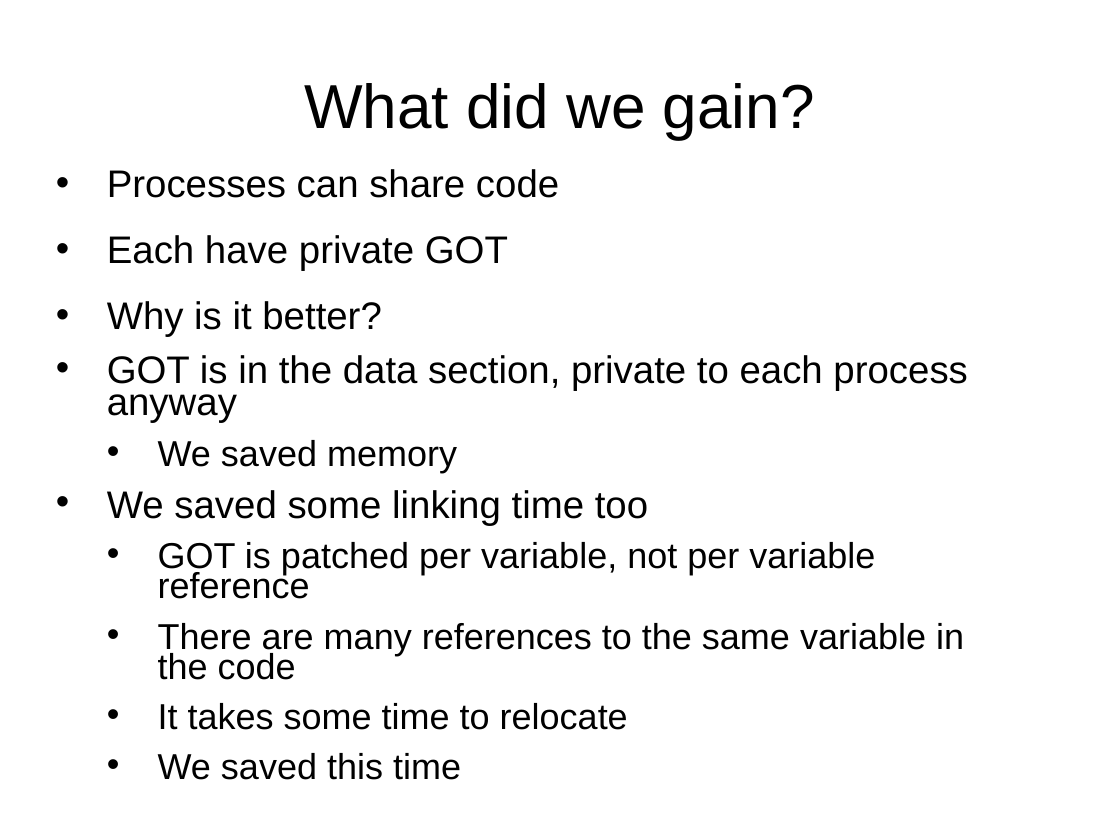
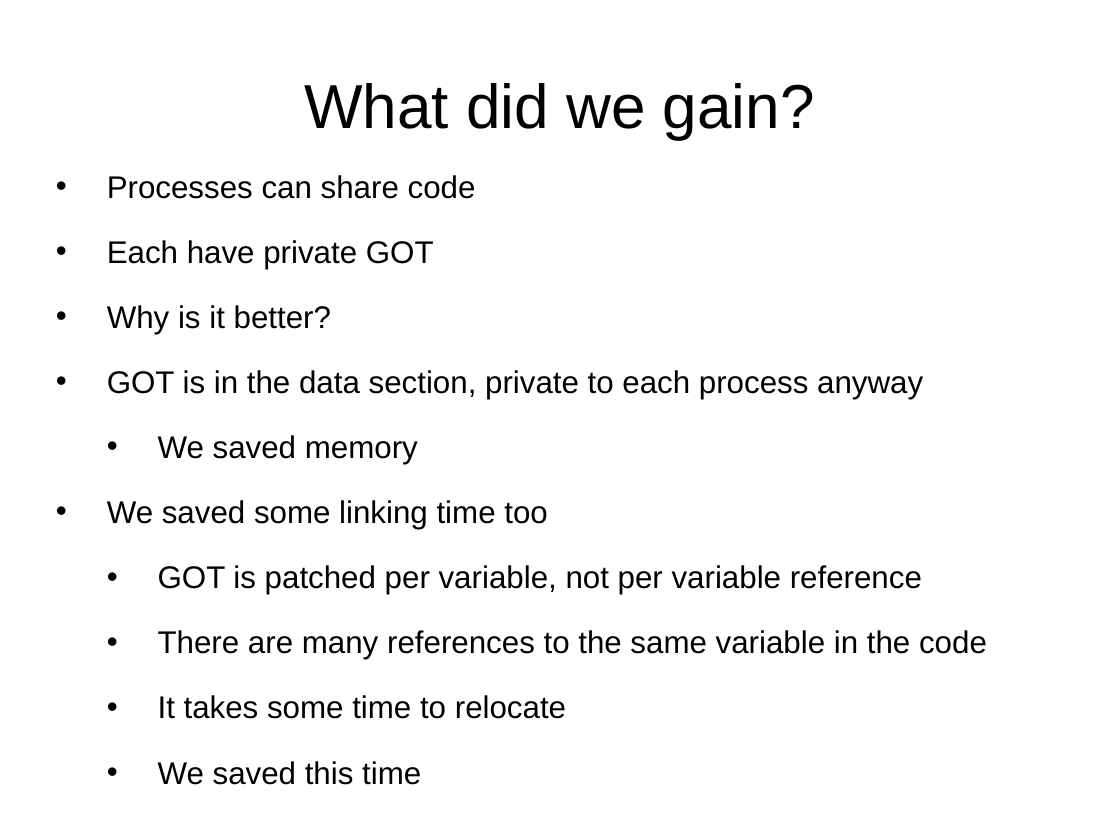
Before and after one commit to antonburtsev/cs5460, a slide deck: slide 117 of lectures/lecture05-linking-and-loading/lecture05-linking-and-loading.pptx. Drawn at 1120x840 pixels with LibreOffice and Linux fonts; fonts in the diff are those of the drawing. Boxes give left, top, right and bottom in pixels: in the first picture for what was removed or moved away, otherwise in the second. Text is boxed around its words. In the diff, an @@ line names an element or a change of style, - is before the commit and + after.

Commit message:
Lecture 05 - Linking and loading (PIC), HW2

```diff
--- a/lectures/lecture05-linking-and-loading/lecture05-linking-and-loading.pptx
+++ b/lectures/lecture05-linking-and-loading/lecture05-linking-and-loading.pptx
@@ text "Processes can share code" at [107,175,987,785]: size 27.2 to 22.2 pt in "Processes can share code", "Each have private GOT", "Why is it better?", "GOT is in the data section, private ..." and 1 more places; size 25.5 to 22.2 pt in "We saved memory", "GOT is patched per variable, not per ...", "There are many references to the same ...", "It takes some time to relocate" and 1 more places; line spacing 1 to 1.2; line spacing 0.7 to 1.2 @@
```
Also in this commit, not shown: 3 other slides changed, 2 other files.
